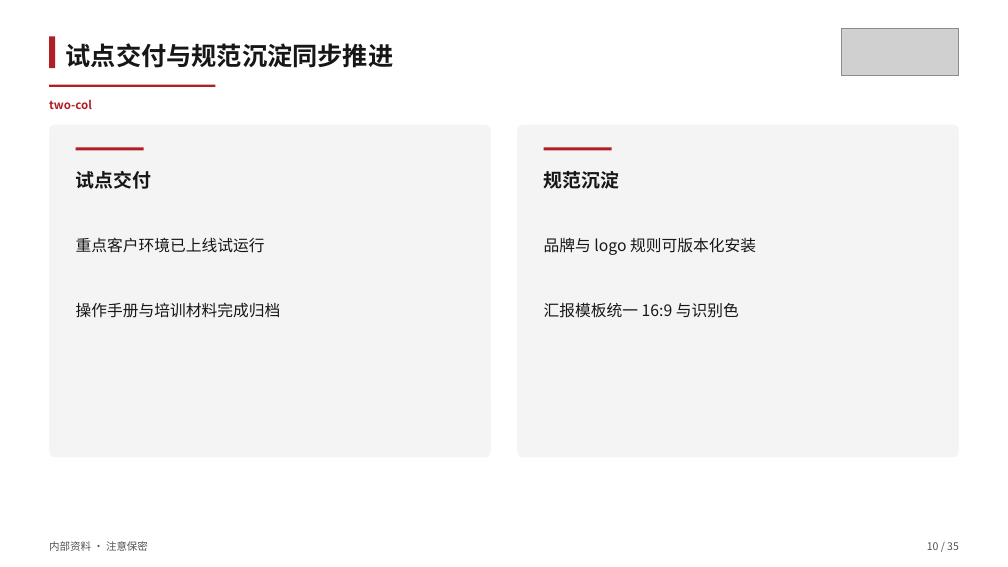
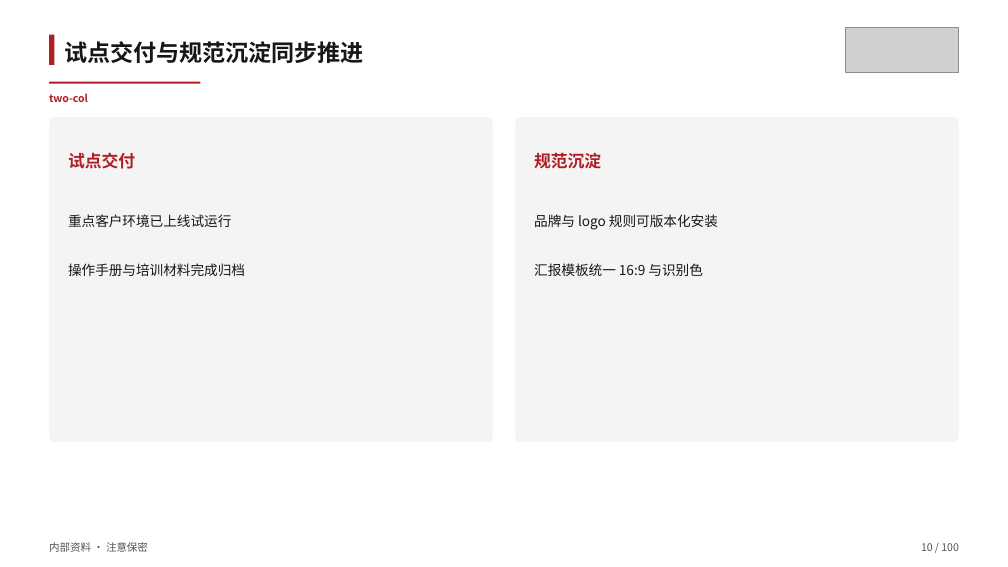
Before and after one commit to tao66175545-boop/sugon-cloud-skillui, a slide deck: slide 10 of skills/sugon-ppt-template/examples/sample-deck.pptx. Drawn at 1008x567 pixels with LibreOffice and Linux fonts; fonts in the diff are those of the drawing; grey boxes stand for pictures. Boxes give left, top, right and bottom in pixels: in the first picture for what was removed or moved away, otherwise in the second. Text is boxed around its words. In the diff, an @@ line names an element or a change of style, - is before the commit and + after.

```diff
--- a/skills/sugon-ppt-template/examples/sample-deck.pptx
+++ b/skills/sugon-ppt-template/examples/sample-deck.pptx
@@ text "试点交付与规范沉淀同步推进" at (64, 41, 364, 63): size 24 to 22 pt @@
@@ text "two-col" at (49, 93, 88, 102): size 11 to 10 pt @@
@@ rectangle: place and size @@
-rectangle at (49, 85, 216, 87)
+rectangle at (49, 82, 200, 84)
@@ rounded rectangle: place and size @@
-rounded rectangle at (49, 125, 491, 457)
+rounded rectangle at (49, 117, 493, 442)
@@ rounded rectangle at (49, 117, 493, 442): proportions changed @@
@@ rounded rectangle at (516, 117, 960, 442): proportions changed @@
@@ rounded rectangle: place and size @@
-rounded rectangle at (517, 125, 959, 457)
+rounded rectangle at (516, 117, 960, 442)
@@ text "试点交付" at (68, 152, 135, 169): size 18 to 16 pt, text colour #171717 to #AF1F24 @@
@@ text "试点交付": place and size @@
-text "试点交付" at (76, 171, 152, 189)
+text "试点交付" at (68, 152, 135, 169)
@@ rectangle removed at (76, 147, 144, 150) @@
@@ text "规范沉淀": place and size @@
-text "规范沉淀" at (544, 171, 620, 189)
+text "规范沉淀" at (534, 152, 601, 169)
@@ text "规范沉淀" at (534, 152, 601, 169): size 18 to 16 pt, text colour #171717 to #AF1F24 @@
@@ rectangle removed at (544, 147, 612, 150) @@
@@ text "重点客户环境已上线试运行": place and size @@
-text "重点客户环境已上线试运行" at (76, 237, 265, 253)
+text "重点客户环境已上线试运行" at (68, 214, 231, 227)
@@ text "品牌与 logo 规则可版本化安装": place and size @@
-text "品牌与 logo 规则可版本化安装" at (544, 237, 756, 255)
+text "品牌与 logo 规则可版本化安装" at (534, 214, 718, 230)
@@ size 15 to 13 pt in 4 elements at (534, 214, 718, 230), (68, 214, 231, 227), (534, 263, 702, 276), (68, 263, 245, 276) @@
@@ text "操作手册与培训材料完成归档": place and size @@
-text "操作手册与培训材料完成归档" at (76, 302, 281, 318)
+text "操作手册与培训材料完成归档" at (68, 263, 245, 276)
@@ text "汇报模板统一 16:9 与识别色": place and size @@
-text "汇报模板统一 16:9 与识别色" at (544, 302, 739, 318)
+text "汇报模板统一 16:9 与识别色" at (534, 263, 702, 276)
@@ text at (921, 543, 958, 551): text changed @@
-10 / 35
+10 / 100
```
Also in this commit, not shown: 34 other slides changed, 65 slides added, 11 other files.
